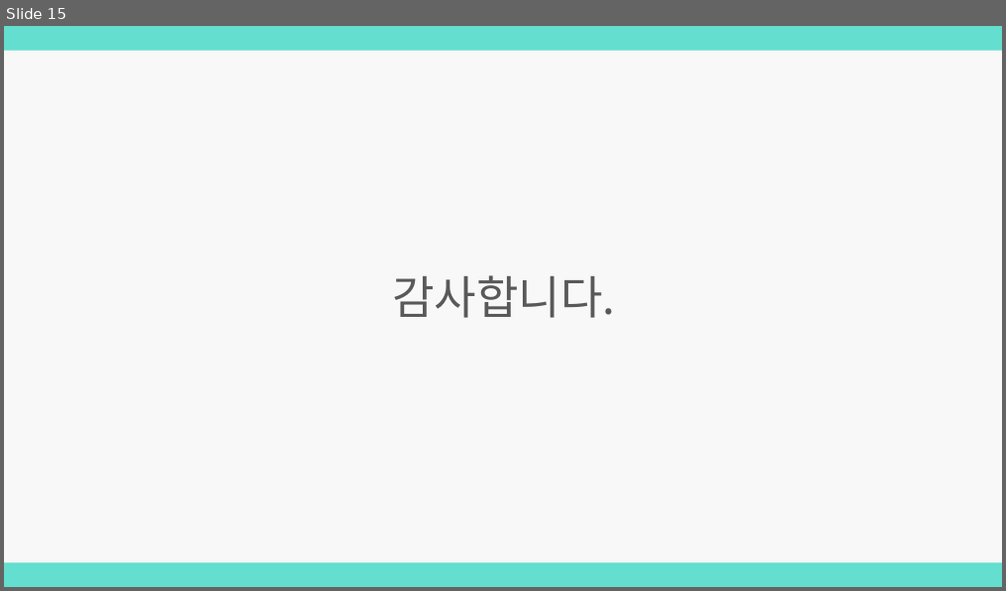
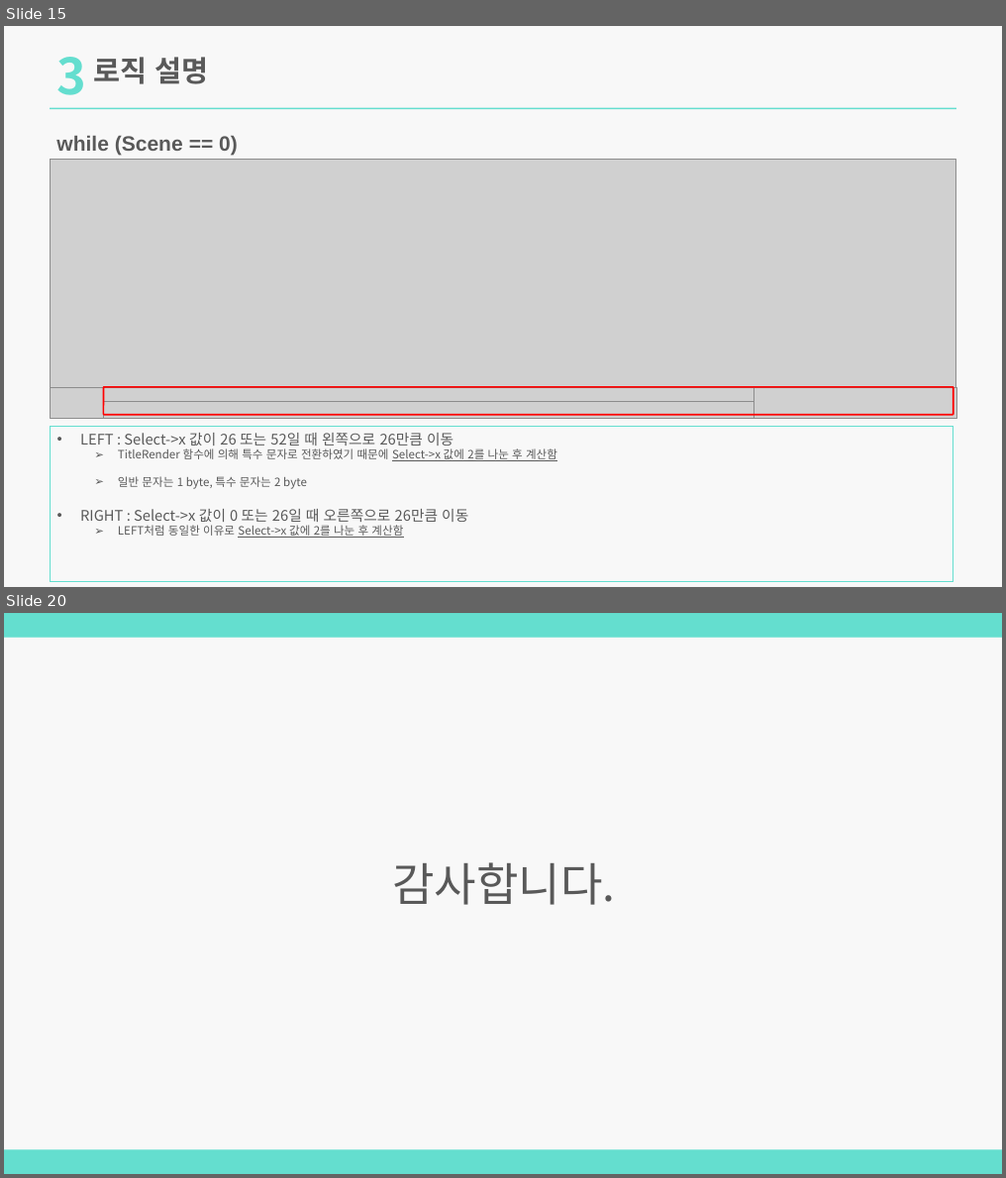
Before and after one commit to lim7635/MatchCard, a slide deck: MatchCard.pptx. Shown one above the other, each under a label of ours: slide 15 before the commit, slides 15 and 20 after it; the slides between them are not shown. The pictures are 1006x591 and 1006x1178 pixels, drawn with LibreOffice and Linux fonts; fonts in the diff are those of the drawing; grey boxes stand for pictures. Boxes give left, top, right and bottom in pixels: in the first picture for what was removed or moved away, otherwise in the second. Text is boxed around its words. In the diff, an @@ line names an element or a change of style, - is before the commit and + after.

Commit message:
2024.02.25 로직 설명 추가
while (Scene == 0) & Countdown();

```diff
--- a/MatchCard.pptx
+++ b/MatchCard.pptx
@@ slide 15 added at [4,26,1002,587], background #F2F2F2 at 50% opacity @@
@@ text added at [57,57,87,95], 48 pt, text #64DECF, bold @@
+3
@@ text added at [93,57,209,84], 28 pt, text #595959, bold @@
+로직 설명
@@ rectangle added at [50,107,956,109], fill #64DECF @@
@@ text added at [56,136,238,155], 20 pt, text #595959, bold @@
+while (Scene == 0)
@@ rounded rectangle added at [104,387,953,415], outline #FF0000 1.5 pt @@
@@ group added at [50,159,957,419]: 5 pictures @@
@@ rectangle added at [50,427,953,582], outline #64DECF 1 pt, 11 pt, text #595959 @@
+• LEFT : Select->x 값이 26 또는 52일 때 왼쪽으로 26만큼 이동
+  ➢ TitleRender 함수에 의해 특수 문자로 전환하였기 때문에 Select->x 값에 2를 나눈 후 계산함
+  ➢ 일반 문자는 1 byte, 특수 문자는 2 byte
+• RIGHT : Select->x 값이 0 또는 26일 때 오른쪽으로 26만큼 이동
+  ➢ LEFT처럼 동일한 이유로 Select->x 값에 2를 나눈 후 계산함
@@ what was slide 15 is now slide 20 @@
```
Also in this commit, not shown: 8 slides changed, 10 other slides added, 6 slides removed, 8 other files.
